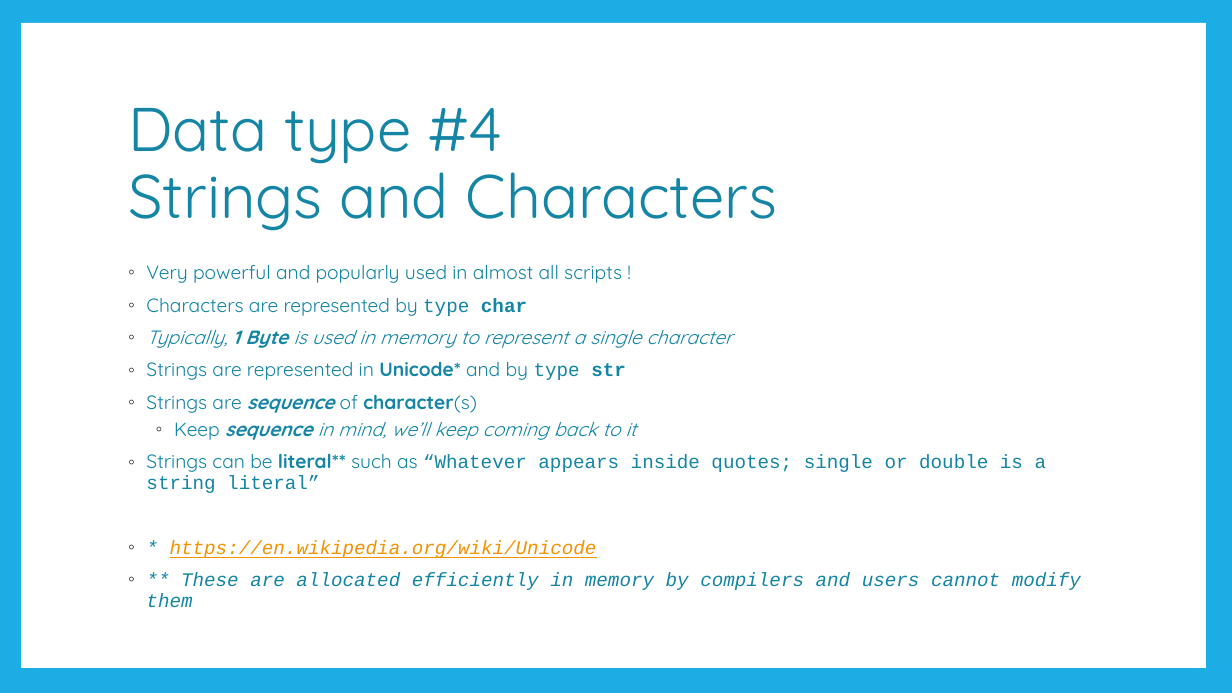
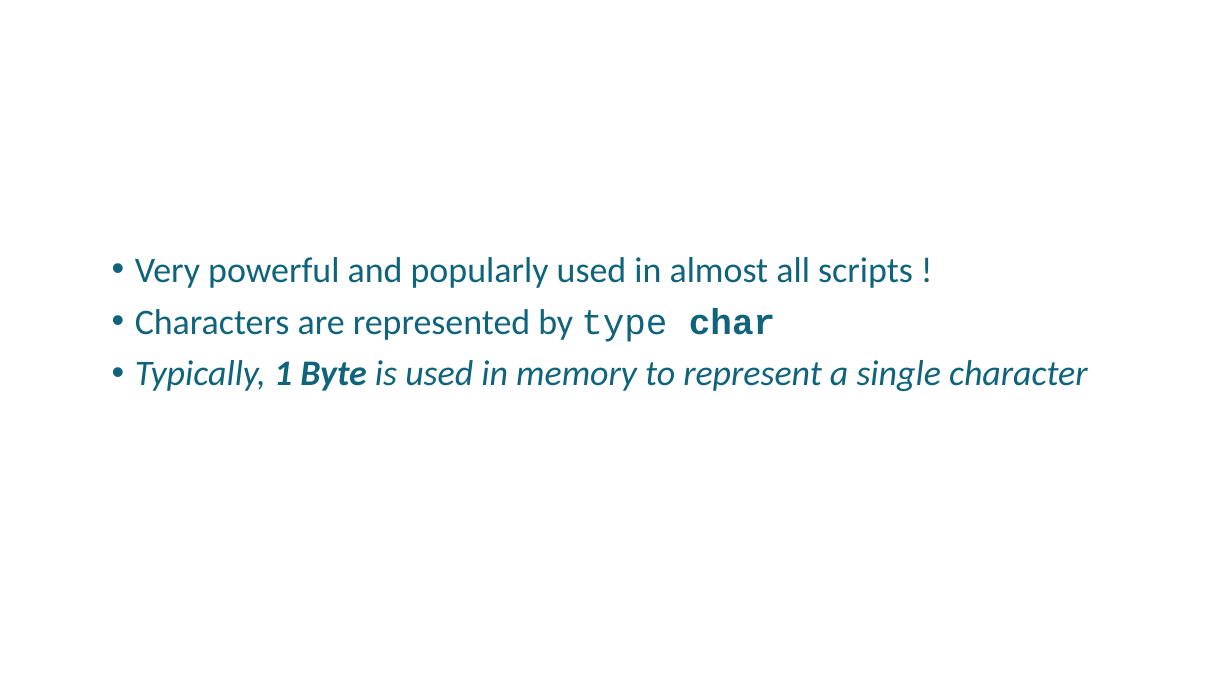
Before and after one commit to uday87j/teach_python, a slide deck: slide 7 of fundamentals/4-Conditionals, String.pptx (slide 5 before the commit). Drawn at 1232x693 pixels with LibreOffice and Linux fonts; fonts in the diff are those of the drawing. Boxes give left, top, right and bottom in pixels: in the first picture for what was removed or moved away, otherwise in the second. Text is boxed around its words. In the diff, an @@ line names an element or a change of style, - is before the commit and + after.

```diff
--- a/fundamentals/4-Conditionals, String.pptx
+++ b/fundamentals/4-Conditionals, String.pptx
@@ rectangle removed at [0, 0, 1232, 693] @@
@@ rectangle removed at [21, 23, 1206, 668] @@
@@ text "Very powerful and popularly used ...": place and size @@
-text "Very powerful and popularly used ..." at [146, 265, 1081, 607]
+text "Very powerful and popularly used ..." at [135, 257, 1088, 391]
@@ text "Very powerful and popularly used ..." at [135, 257, 1088, 391]: size 15 to 28 pt, font Quicksand to Calibri, text colour #1485A4 to #0F647B; bullet ◦ to •; more space between paragraphs @@
@@ title removed at [128, 108, 777, 231] @@
-Data type #4
-Strings and Characters
@@ text at [146, 362, 1081, 607]: paragraphs removed @@
-◦ Strings are represented in Unicode* and by type str
-◦ Strings are sequence of character(s)
-  ◦ Keep sequence in mind, we’ll keep coming back to it
-◦ Strings can be literal** such as “Whatever appears inside quotes; single or double is a string literal”
-◦ * https://en.wikipedia.org/wiki/Unicode
-◦ ** These are allocated efficiently in memory by compilers and users cannot modify them
```
Also in this commit, not shown: 11 other slides changed, 3 slides added, 1 slide removed, 1 other file.
